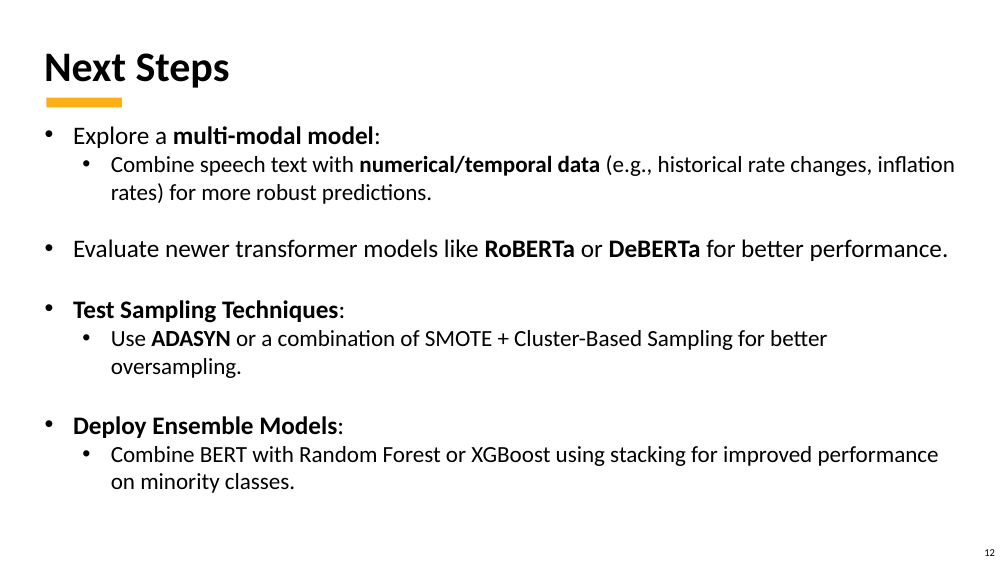
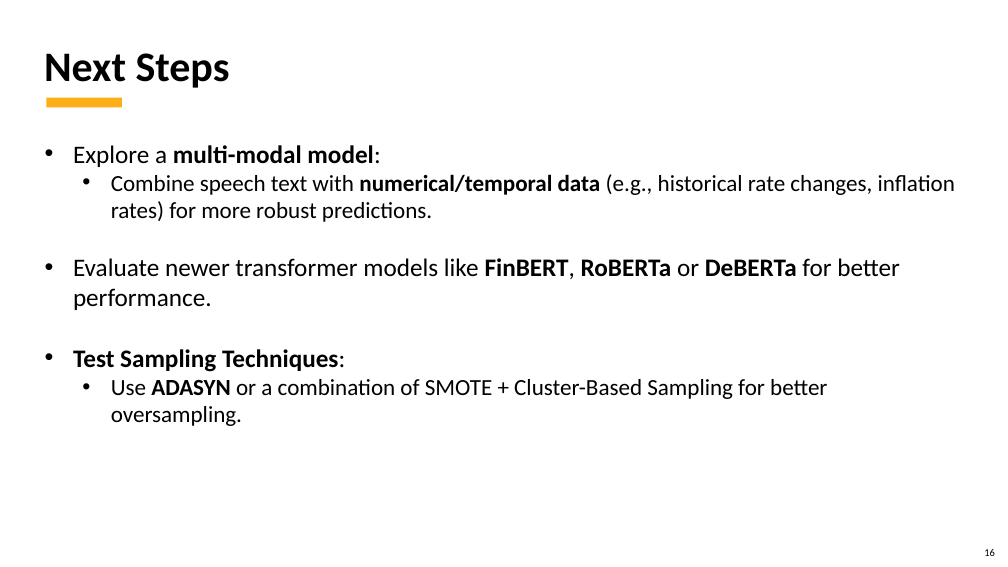
Before and after one commit to kubernetes-world/3666-ANLP-Predicting-ECB-Monetary-Policy, a slide deck: slide 16 of 3666 ANLP - Predicting ECB Monetary Policy.Final Project.pptx (slide 12 before the commit). Drawn at 1008x567 pixels with LibreOffice and Linux fonts; fonts in the diff are those of the drawing; background and template pictures are left out. Boxes give left, top, right and bottom in pixels: in the first picture for what was removed or moved away, otherwise in the second. Text is boxed around its words. In the diff, an @@ line names an element or a change of style, - is before the commit and + after.

```diff
--- a/3666 ANLP - Predicting ECB Monetary Policy.Final Project.pptx
+++ b/3666 ANLP - Predicting ECB Monetary Policy.Final Project.pptx
@@ text "Explore a multi-modal model:": place and size @@
-text "Explore a multi-modal model:" at [73, 126, 955, 493]
+text "Explore a multi-modal model:" at [73, 145, 955, 426]
@@ text at [73, 258, 900, 310]: text changed @@
-• Evaluate newer transformer models like RoBERTa or DeBERTa for better performance.
+• Evaluate newer transformer models like FinBERT, RoBERTa or DeBERTa for better performance.
@@ text at [73, 416, 939, 493]: paragraphs removed @@
-• Deploy Ensemble Models:
-  • Combine BERT with Random Forest or XGBoost using stacking for improved performance on minority classes.
@@ page number at [984, 549, 995, 556]: text changed @@
-12
+16
```
Also in this commit, not shown: 6 other slides changed, 6 slides added, 3 slides removed.
